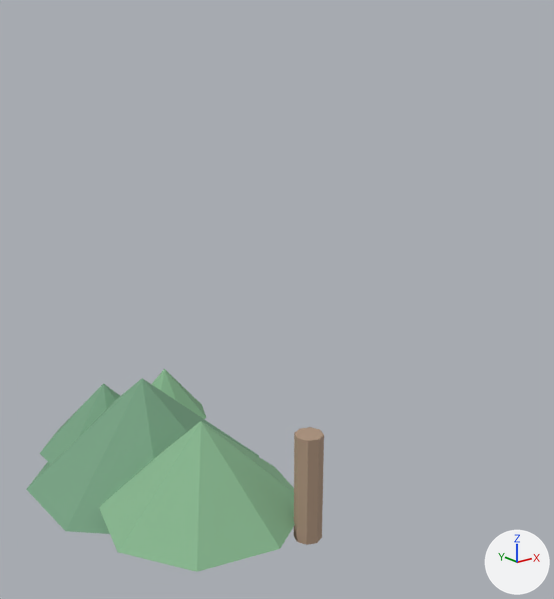
A saved change to the Blender file camping-assets/vegetation/pine-tree.blend.
Both versions are drawn from a 50 mm camera at (-3.86, -3.77, 3.51) aimed at (0.02, 1.08, 1.57). Every picture has the same lights, and +X, +Y and +Z are marked at lower right. The picture after the commit comes second.

Before the edit, the objects in view are built like this:
```python
ob_pine_foliage_1 = bpy.data.objects.new('Pine_Foliage_1', me_pine_foliage_1)
ob_pine_foliage_1.location = (0.0, 0.0, 0.0)
ob_pine_foliage_2 = bpy.data.objects.new('Pine_Foliage_2', me_pine_foliage_2)
ob_pine_foliage_2.location = (0.0, 0.0, 0.0)
ob_pine_foliage_3 = bpy.data.objects.new('Pine_Foliage_3', me_pine_foliage_3)
ob_pine_foliage_3.location = (0.0, 0.0, 0.0)
ob_pine_foliage_4 = bpy.data.objects.new('Pine_Foliage_4', me_pine_foliage_4)
ob_pine_foliage_4.location = (0.0, 0.0, 0.0)
ob_pine_trunk = bpy.data.objects.new('Pine_Trunk', me_pine_trunk)
ob_pine_trunk.location = (0.0, 0.0, 0.0)
```
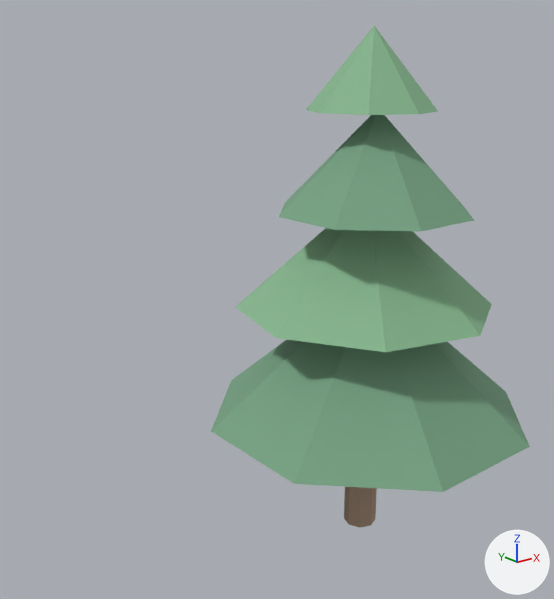
Boxes (x1, y1, x2, y2) around the edits, measured in the pictures (554 x 599 px):
'Pine_Foliage_1', moved: before (26, 378, 259, 534); after (211, 340, 530, 492)
'Pine_Foliage_2', moved: before (99, 421, 295, 572); after (236, 228, 492, 352)
'Pine_Foliage_3', moved: before (39, 383, 120, 464); after (279, 115, 474, 231)
'Pine_Foliage_4', moved: before (152, 369, 206, 419); after (306, 26, 438, 115)
'Pine_Trunk', moved: before (294, 427, 324, 545); after (344, 487, 377, 528)

Patch to the scene script:
```diff
--- a/camping-assets/vegetation/pine-tree.blend.py
+++ b/camping-assets/vegetation/pine-tree.blend.py
@@ me_pine_trunk @@
 # used by ob_pine_trunk; location = (0.0, 0.0, 0.0)
-me_pine_trunk.from_pydata(...)  # 16 vertices, 10 faces; spans x -0.125..0.125, y 0.5..0.75, z -0.5..0.5
+me_pine_trunk.from_pydata(...)  # 16 vertices, 10 faces; spans x -0.125..0.125, y -0.125..0.125, z 0.0..1.0
+# me_pine_trunk part 1: the whole mesh is moved by (0.0, -0.625, 0.5)
 me_pine_trunk.materials.append(mat_m_trunk)
@@ me_pine_foliage_1 @@
 # used by ob_pine_foliage_1; location = (0.0, 0.0, 0.0)
-me_pine_foliage_1.from_pydata(...)  # 9 vertices, 9 faces; spans x -1.6..0.63, y 1.49..3.72, z -0.57..0.47
+me_pine_foliage_1.from_pydata(...)  # 9 vertices, 9 faces; spans x -1.13..1.09, y -1.16..1.06, z 0.98..2.03
+# me_pine_foliage_1 part 2: the whole mesh is moved by (0.47, -2.66, 1.55)
 me_pine_foliage_1.materials.append(mat_m_foliagedark)
@@ me_pine_foliage_2 @@
 # used by ob_pine_foliage_2; location = (0.0, 0.0, 0.0)
-me_pine_foliage_2.from_pydata(...)  # 9 vertices, 9 faces; spans x -1.49..0.39, y 0.5..2.38, z -0.38..0.48
+me_pine_foliage_2.from_pydata(...)  # 9 vertices, 9 faces; spans x -0.92..0.96, y -0.89..0.99, z 1.78..2.62
+# me_pine_foliage_2 part 3: the whole mesh is moved by (0.57, -1.39, 2.15)
 me_pine_foliage_2.materials.append(mat_m_foliagelight)
@@ me_pine_foliage_3 @@
 # used by ob_pine_foliage_3; location = (0.0, 0.0, 0.0)
-me_pine_foliage_3.from_pydata(...)  # 9 vertices, 9 faces; spans x -1.323..-0.018, y 2.451..3.756, z -0.4..0.3
+me_pine_foliage_3.from_pydata(...)  # 9 vertices, 9 faces; spans x -0.67..0.634, y -0.702..0.602, z 2.5..3.2
+# me_pine_foliage_3 part 4: the whole mesh is moved by (0.652, -3.154, 2.9)
 me_pine_foliage_3.materials.append(mat_m_foliagedark)
@@ me_pine_foliage_4 @@
 # used by ob_pine_foliage_4; location = (0.0, 0.0, 0.0)
-me_pine_foliage_4.from_pydata(...)  # 9 vertices, 9 faces; spans x -0.45..0.449, y 2.551..3.45, z -0.225..0.325
+me_pine_foliage_4.from_pydata(...)  # 9 vertices, 9 faces; spans x -0.432..0.468, y -0.4..0.5, z 3.175..3.725
+# me_pine_foliage_4 part 5: the whole mesh is moved by (0.019, -2.95, 3.4)
 me_pine_foliage_4.materials.append(mat_m_foliagelight)
```
